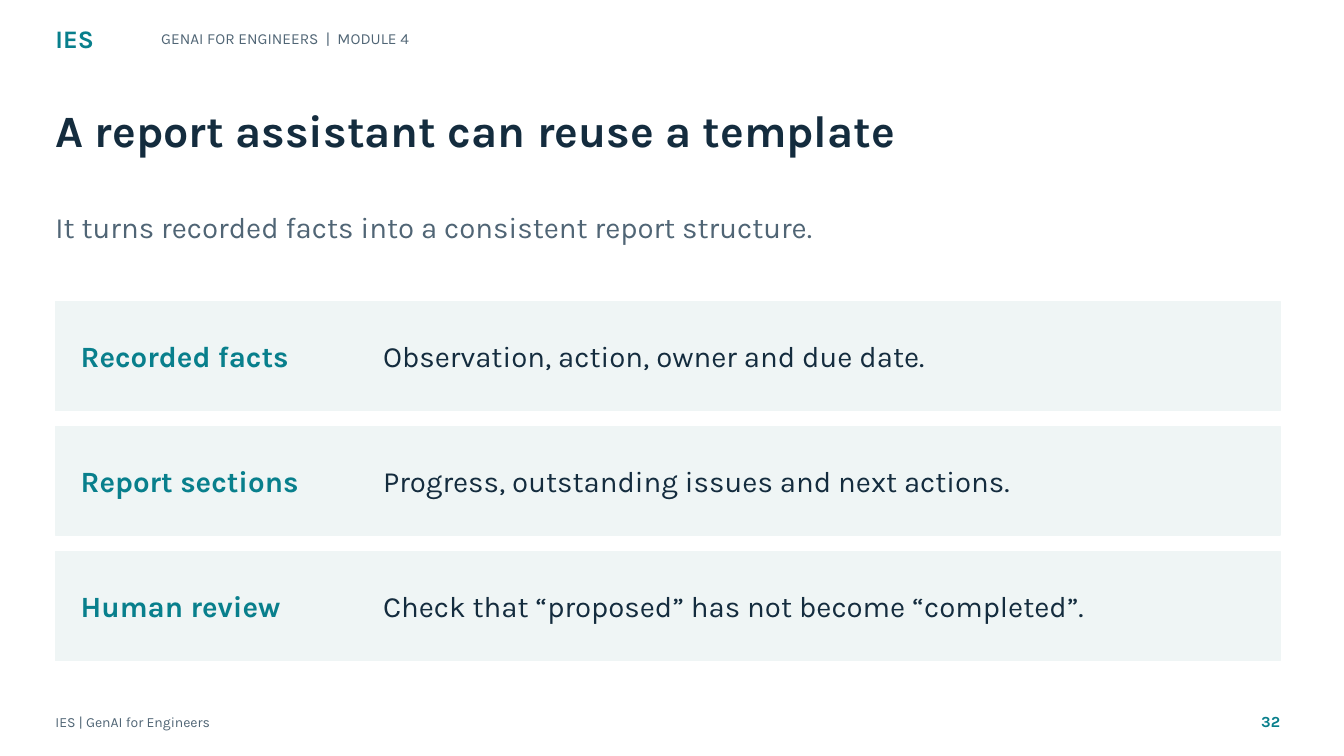
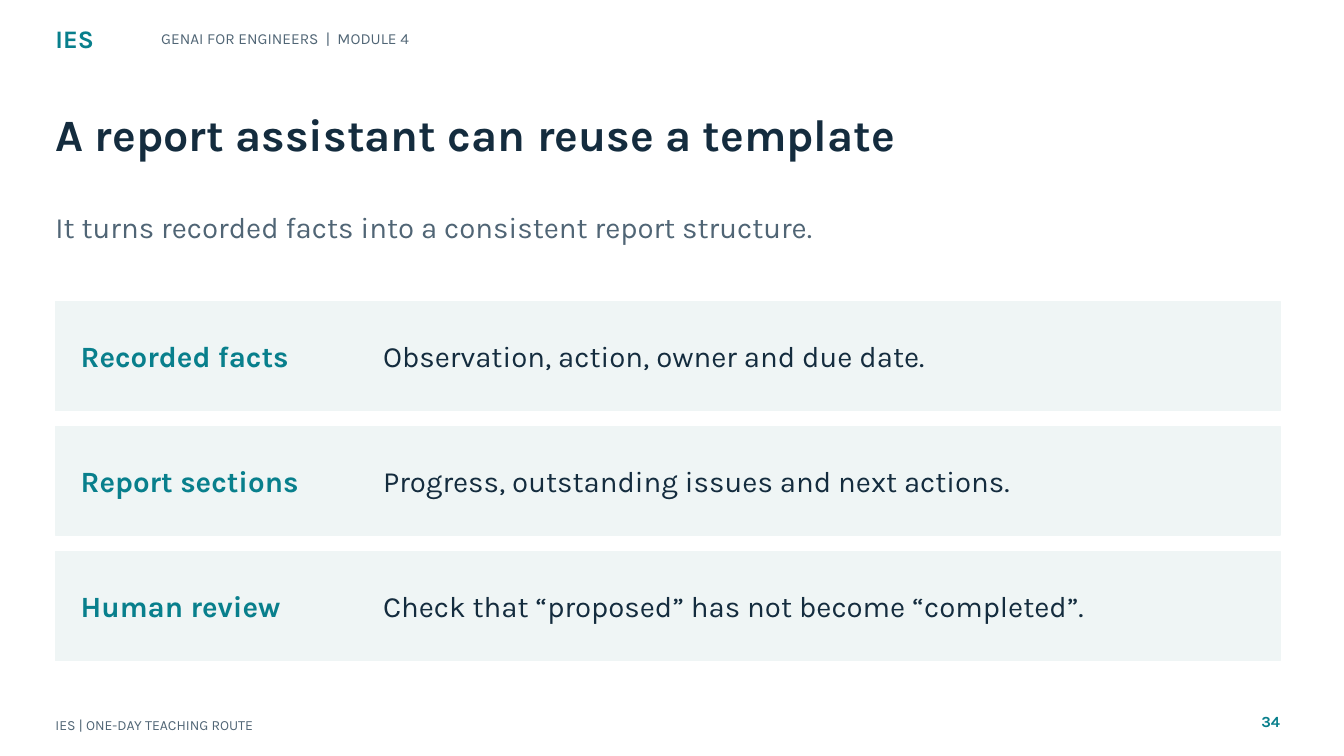
Before and after one commit to tertiarycourses/IES-GenAI-for-Engineers, a slide deck: slide 34 of courseware/Slides/IES-GenAI-for-Engineers.pptx (slide 32 before the commit). Drawn at 1344x756 pixels with LibreOffice and Linux fonts; fonts in the diff are those of the drawing. Boxes give left, top, right and bottom in pixels: in the first picture for what was removed or moved away, otherwise in the second. Text is boxed around its words. In the diff, an @@ line names an element or a change of style, - is before the commit and + after.

```diff
--- a/courseware/Slides/IES-GenAI-for-Engineers.pptx
+++ b/courseware/Slides/IES-GenAI-for-Engineers.pptx
@@ text "A report assistant can reuse ...": place and size @@
-text "A report assistant can reuse ..." at <box>55,115,895,158</box>
+text "A report assistant can reuse ..." at <box>55,119,895,162</box>
@@ text at <box>1261,717,1280,727</box>: text changed @@
-32
+34
@@ text at <box>55,721,253,730</box>: text changed @@
-IES | GenAI for Engineers
+IES | ONE-DAY TEACHING ROUTE
```
Also in this commit, not shown: 37 other slides changed, 125 slides added, 51 other files.
